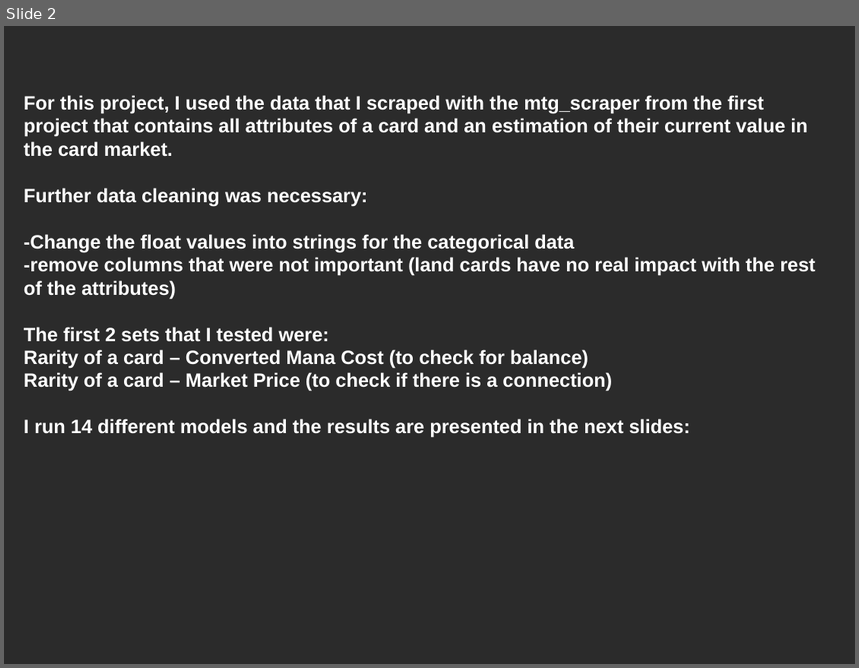
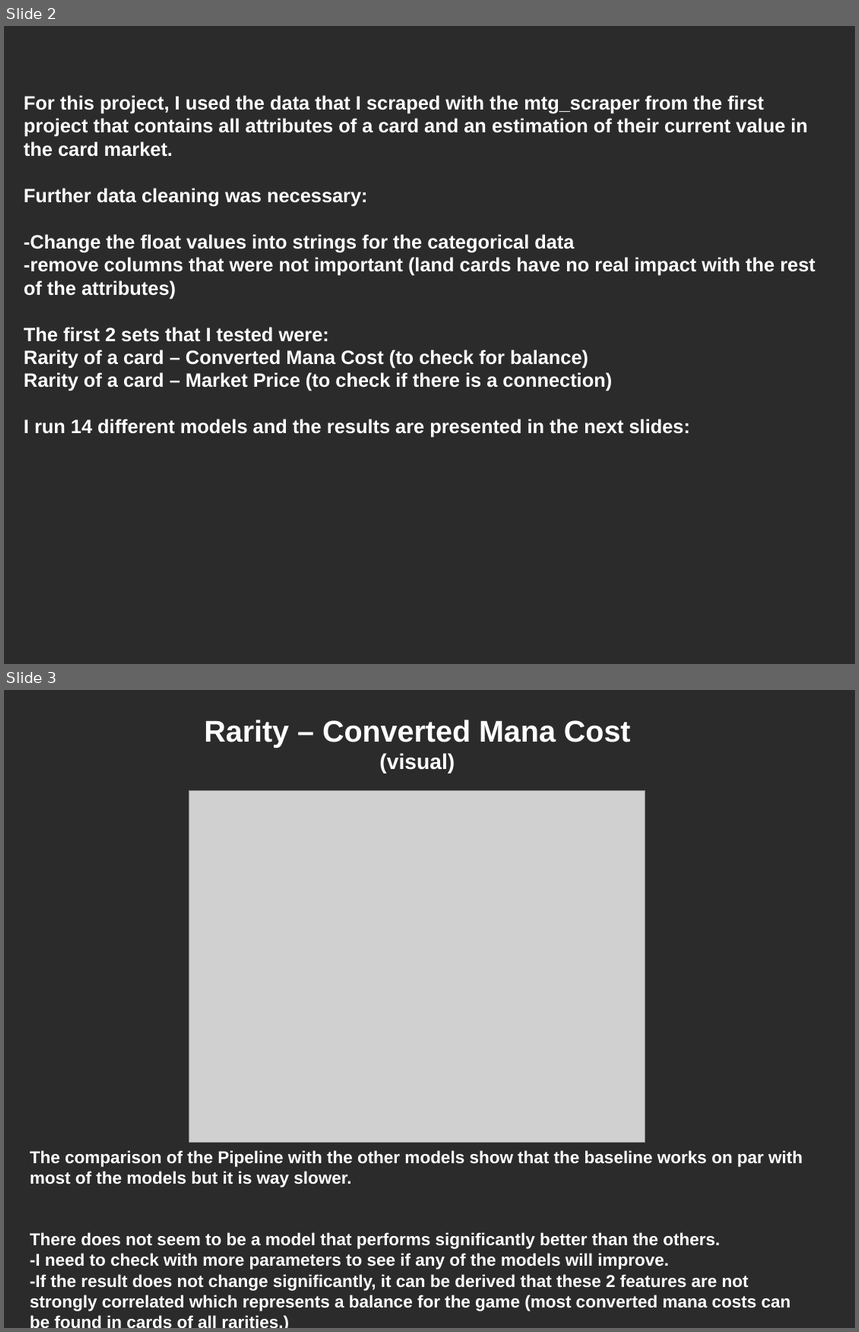
Before and after one commit to Spiros07/mtg_ml_models, a slide deck: presentation.odp. Shown one above the other, each under a label of ours: slide 2 before the commit, slides 2 and 3 after it. The pictures are 859x668 and 859x1332 pixels, drawn with LibreOffice and Linux fonts; fonts in the diff are those of the drawing; grey boxes stand for pictures; background and template pictures are left out; a plain dark background stands for a picture behind light text. Boxes give left, top, right and bottom in pixels: in the first picture for what was removed or moved away, otherwise in the second. Text is boxed around its words. In the diff, an @@ line names an element or a change of style, - is before the commit and + after.

```diff
--- a/presentation.odp
+++ b/presentation.odp
@@ slide 3 added at (x1=4, y1=690, x2=855, y2=1328), background picture (left out) @@
@@ text added at (x1=204, y1=720, x2=631, y2=774), 28 pt, text #FFFFFF, bold @@
+Rarity – Converted Mana Cost (visual)
@@ picture added at (x1=189, y1=790, x2=646, y2=1143) @@
@@ text added at (x1=30, y1=1151, x2=803, y2=1312), 16 pt, text #FFFFFF, bold @@
+The comparison of the Pipeline with the other models show that the baseline works on par with most of the models but it is way slower.
+There does not seem to be a model that performs significantly better than the others.
+-I need to check with more parameters to see if any of the models will improve.
+-If the result does not change significantly, it can be derived that these 2 features are not strongly correlated which represents a balance for the game (most converted mana costs can be found in cards of all rarities.)
```
Also in this commit, not shown: 1 other slide added, 2 slides removed, 2 other files.
